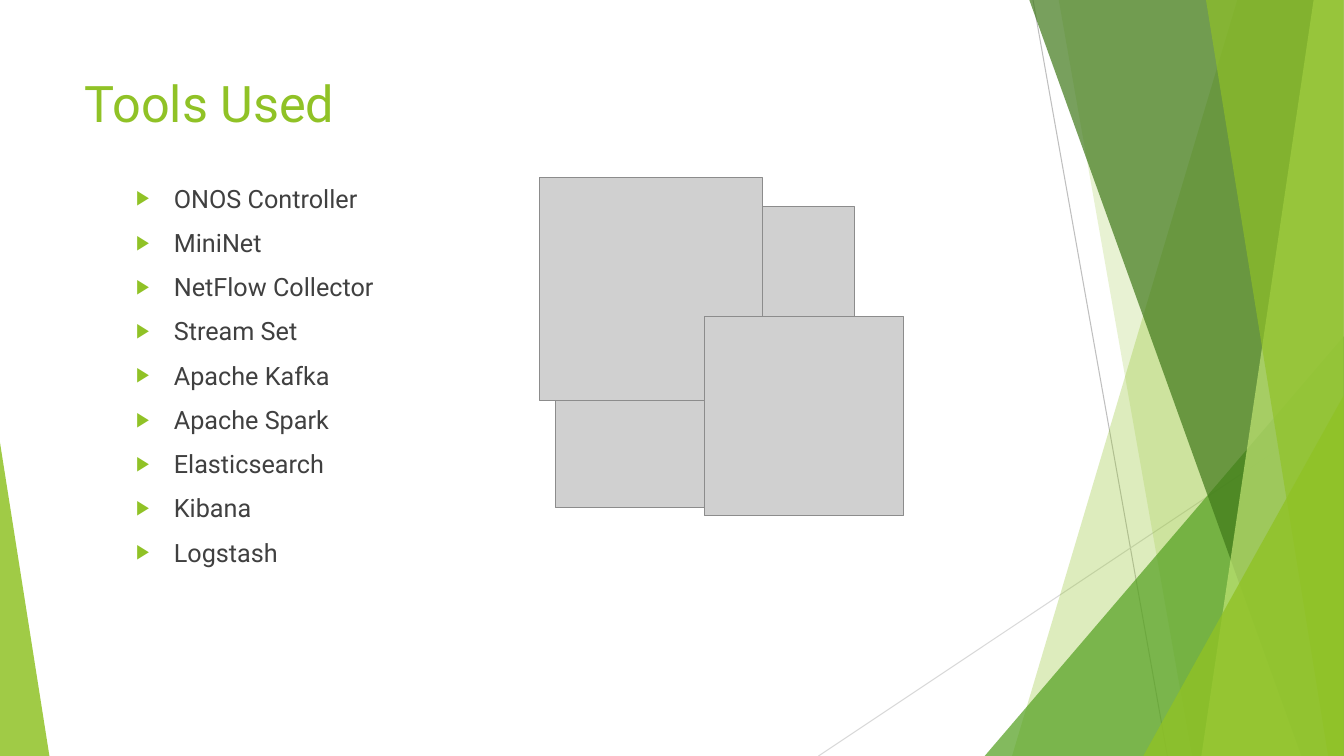
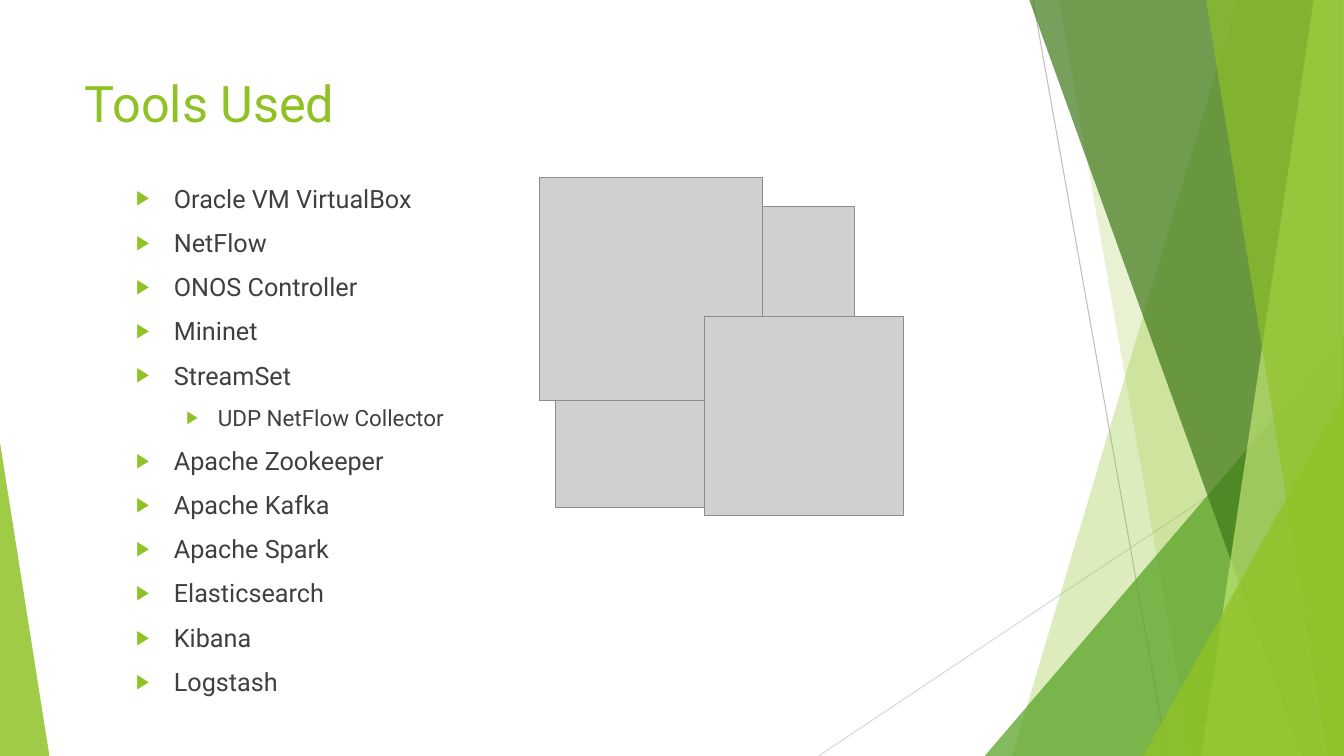
Before and after one commit to blynotes/CS6301_SDN, a slide deck: slide 4 of project_ppt.pptx (slide 5 before the commit). Drawn at 1344x756 pixels with LibreOffice and Linux fonts; fonts in the diff are those of the drawing; grey boxes stand for pictures. Boxes give left, top, right and bottom in pixels: in the first picture for what was removed or moved away, otherwise in the second. Text is boxed around its words. In the diff, an @@ line names an element or a change of style, - is before the commit and + after.

```diff
--- a/project_ppt.pptx
+++ b/project_ppt.pptx
@@ text at (174,189,411,253): paragraphs added @@
+▶ Oracle VM VirtualBox
+▶ NetFlow
@@ text at (174,322,444,475): text changed @@
-▶ MiniNet
-▶ NetFlow Collector
-▶ Stream Set
+▶ Mininet
+▶ StreamSet
+  ▶ UDP NetFlow Collector
+▶ Apache Zookeeper
```
Also in this commit, not shown: 6 other slides changed, 16 slides added, 11 slides removed.
